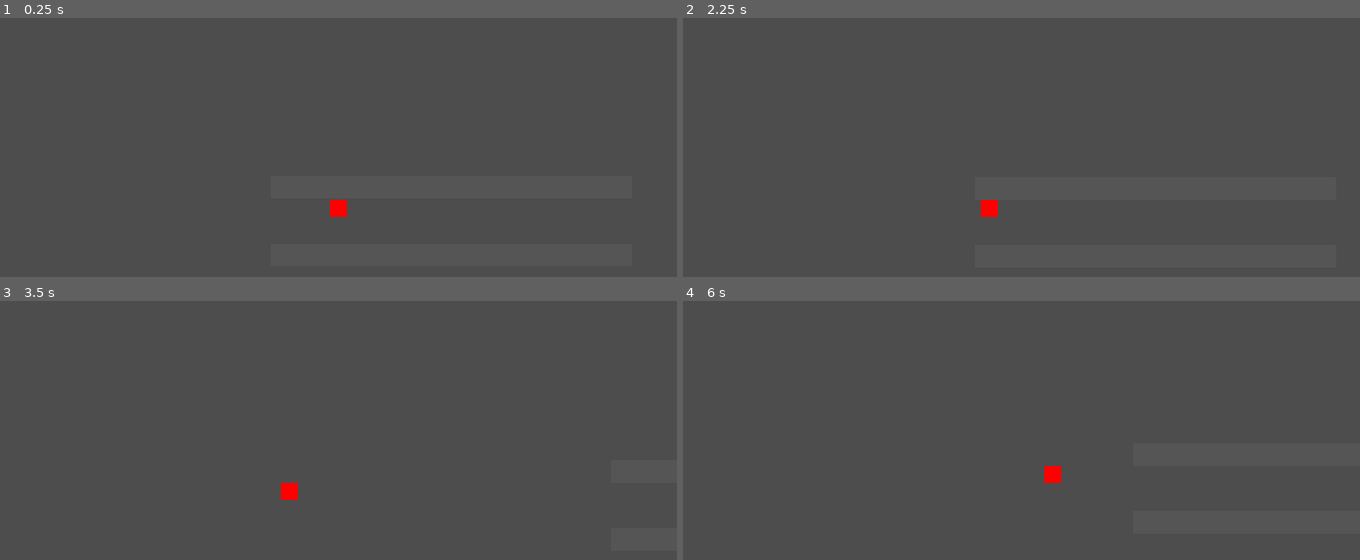
Above: before the commit, frames 1-4 (two rows, left to right).
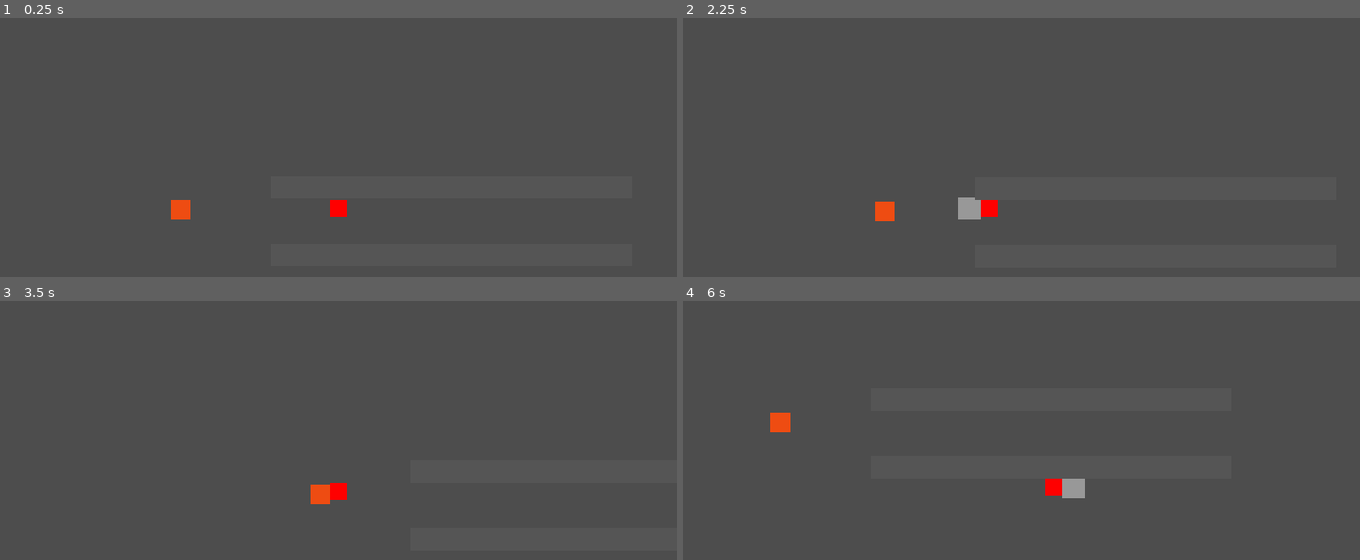
Above: after the commit, the same moments.

Repository: yungvlone112/first-roguelike-project
Game: Godot game, scene res://main.tscn
Two runs of this game, one before a commit and one after it. Both use one fixed random seed, a clock stepped at 60 frames per second and the inputs below.
Inputs:
- Up to frame 1 (0.25 s): no input
- Up to frame 2 (2.25 s): tap Enter at 0.5, 2 s; hold W (move_up) 0.53-2.03 s; tap J (attack, bound only after the commit) at 0.6, 1.35, 2.1 s; tap Space at 1.25 s; hold A (move_left) from 2.03 s (still down)
- Up to frame 3 (3.5 s): keep holding A (move_left); tap J (attack, bound only after the commit) at 2.85 s
- Up to frame 4 (6 s): release A (move_left) at 3.53 s; hold S (move_down) 3.53-4.28 s; tap J (attack, bound only after the commit) every 0.75 s from 3.6 to 5.85 s; hold D (move_right) 4.28-5.03 s; hold W (move_up) 5.03-5.78 s; hold D (move_right) from 5.78 s (still down)

The runs differ from the first frame. In frame 1, 0.2% of the frame differs, in the area x 25-29%, y 70-78%; in frame 2, 0.5%; in frame 3, 0.5%; in frame 4, 0.7%, in the area x 12-60%, y 43-77%.

Commit message:
атака катаной и манекен

Diff:
--- a/main.tscn
+++ b/main.tscn
@@ -2,6 +2,7 @@
 
 [ext_resource type="PackedScene" uid="uid://bdwbbkhbempvt" path="res://player.tscn" id="2_0xm2m"]
 [ext_resource type="PackedScene" uid="uid://cs24vwrgnfejb" path="res://scenes/wall.tscn" id="2_h2yge"]
+[ext_resource type="PackedScene" uid="uid://bs61ifwsgp6dw" path="res://scenes/dummy.tscn" id="3_h2yge"]
 
 [node name="Node2D" type="Node2D" unique_id=779837057]
 
@@ -104,3 +105,6 @@
 
 [node name="Wall32" parent="." unique_id=2959006 instance=ExtResource("2_h2yge")]
 position = Vector2(432, 160)
+
+[node name="dummy" parent="." unique_id=1344499826 instance=ExtResource("3_h2yge")]
+position = Vector2(128, 136)
--- a/player.tscn
+++ b/player.tscn
@@ -4,6 +4,9 @@
 
 [sub_resource type="RectangleShape2D" id="RectangleShape2D_hf7dp"]
 size = Vector2(12, 12)
+
+[sub_resource type="RectangleShape2D" id="RectangleShape2D_fqxyq"]
+size = Vector2(16, 16)
 
 [node name="Player" type="CharacterBody2D" unique_id=1996058903]
 script = ExtResource("1_4flbx")
@@ -20,3 +23,15 @@
 
 [node name="Camera2D" type="Camera2D" parent="." unique_id=672751898]
 position_smoothing_enabled = true
+
+[node name="HitBox" type="Area2D" parent="." unique_id=235776242]
+
+[node name="CollisionShape2D" type="CollisionShape2D" parent="HitBox" unique_id=148646269]
+shape = SubResource("RectangleShape2D_fqxyq")
+
+[node name="Slash" type="ColorRect" parent="HitBox" unique_id=583038734]
+offset_left = -8.0
+offset_top = -8.0
+offset_right = 8.0
+offset_bottom = 8.0
+color = Color(1, 1, 1, 0.42352942)
--- a/project.godot
+++ b/project.godot
@@ -46,6 +46,11 @@
 "events": [Object(InputEventKey,"resource_local_to_scene":false,"resource_name":"","device":-1,"window_id":0,"alt_press …(192 unchanged characters)…
 ]
 }
+attack={
+"deadzone": 0.2,
+"events": [Object(InputEventKey,"resource_local_to_scene":false,"resource_name":"","device":-1,"window_id":0,"alt_pressed":false,"shift_pressed":false,"ctrl_pressed":false,"meta_pressed":false,"pressed":false,"keycode":0,"physical_keycode":74,"key_label":0,"unicode":106,"location":0,"echo":false,"script":null)
+]
+}
 
 [physics]
 
--- /dev/null
+++ b/scenes/dummy.tscn
@@ -0,0 +1,19 @@
+[gd_scene format=3 uid="uid://bs61ifwsgp6dw"]
+
+[ext_resource type="Script" uid="uid://cdwwwjv5063n5" path="res://scripts/dummy.gd" id="1_kre8v"]
+
+[sub_resource type="RectangleShape2D" id="RectangleShape2D_hf7dp"]
+size = Vector2(14, 14)
+
+[node name="dummy" type="StaticBody2D" unique_id=1344499826]
+script = ExtResource("1_kre8v")
+
+[node name="CollisionShape2D" type="CollisionShape2D" parent="." unique_id=276119468]
+shape = SubResource("RectangleShape2D_hf7dp")
+
+[node name="ColorRect" type="ColorRect" parent="." unique_id=196139930]
+offset_left = -7.0
+offset_top = -7.0
+offset_right = 7.0
+offset_bottom = 7.0
+color = Color(0.93294644, 0.2995279, 0.071751155, 1)
--- /dev/null
+++ b/scripts/dummy.gd
@@ -0,0 +1,11 @@
+extends StaticBody2D
+
+var hp := 3
+
+func take_damage(amount):
+	hp -= amount
+	modulate.a = 0.3
+	await get_tree().create_timer(0.08).timeout
+	modulate.a = 1.0
+	if hp <= 0:
+		queue_free()
--- a/scripts/player.gd
+++ b/scripts/player.gd
@@ -1,8 +1,42 @@
 extends CharacterBody2D
 
 @export var speed := 90.0
+@export var attack_damage := 1
+@export var attack_time := 0.15
+@export var attack_cooldown := 0.35
+
+var facing := Vector2.RIGHT
+var can_attack := true
+
+@onready var hitbox: Area2D = $HitBox
+@onready var slash: ColorRect = $HitBox/Slash
+
+func _ready():
+	hitbox.monitoring = false
+	slash.visible = false
+	hitbox.body_entered.connect(_on_hit)
 
 func _physics_process(_delta):
 	var dir := Input.get_vector("move_left", "move_right", "move_up", "move_down")
+	if dir != Vector2.ZERO:
+		facing = dir.normalized()
 	velocity = dir * speed
 	move_and_slide()
+	if Input.is_action_just_pressed("attack") and can_attack:
+		attack()
+
+func attack():
+	can_attack = false
+	hitbox.position = facing * 14
+	hitbox.rotation = facing.angle()
+	hitbox.set_deferred("monitoring", true)
+	slash.visible = true
+	await get_tree().create_timer(attack_time).timeout
+	hitbox.set_deferred("monitoring", false)
+	slash.visible = false
+	await get_tree().create_timer(attack_cooldown).timeout
+	can_attack = true
+
+func _on_hit(body):
+	if body.has_method("take_damage"):
+		body.take_damage(attack_damage)
Not shown, added: scripts/dummy.gd.uid
